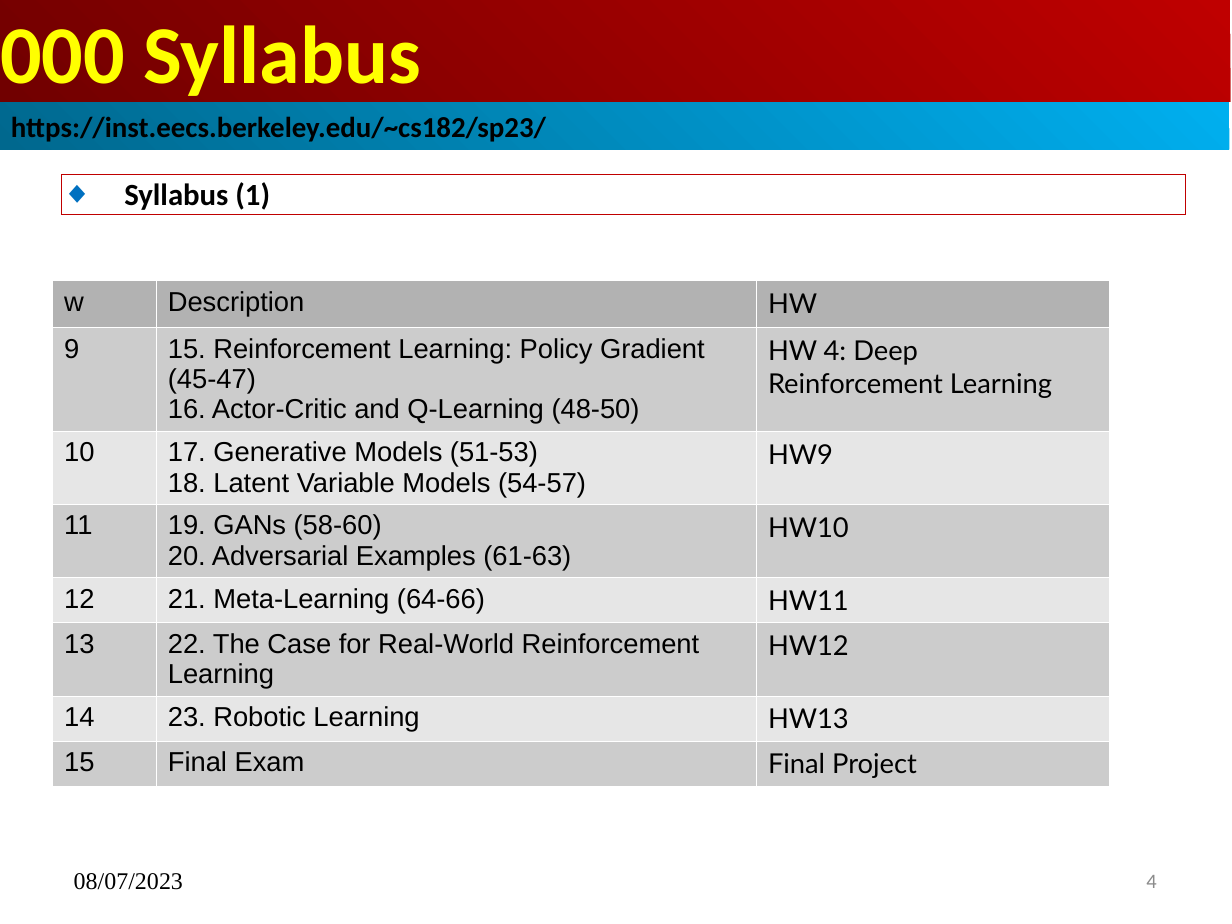
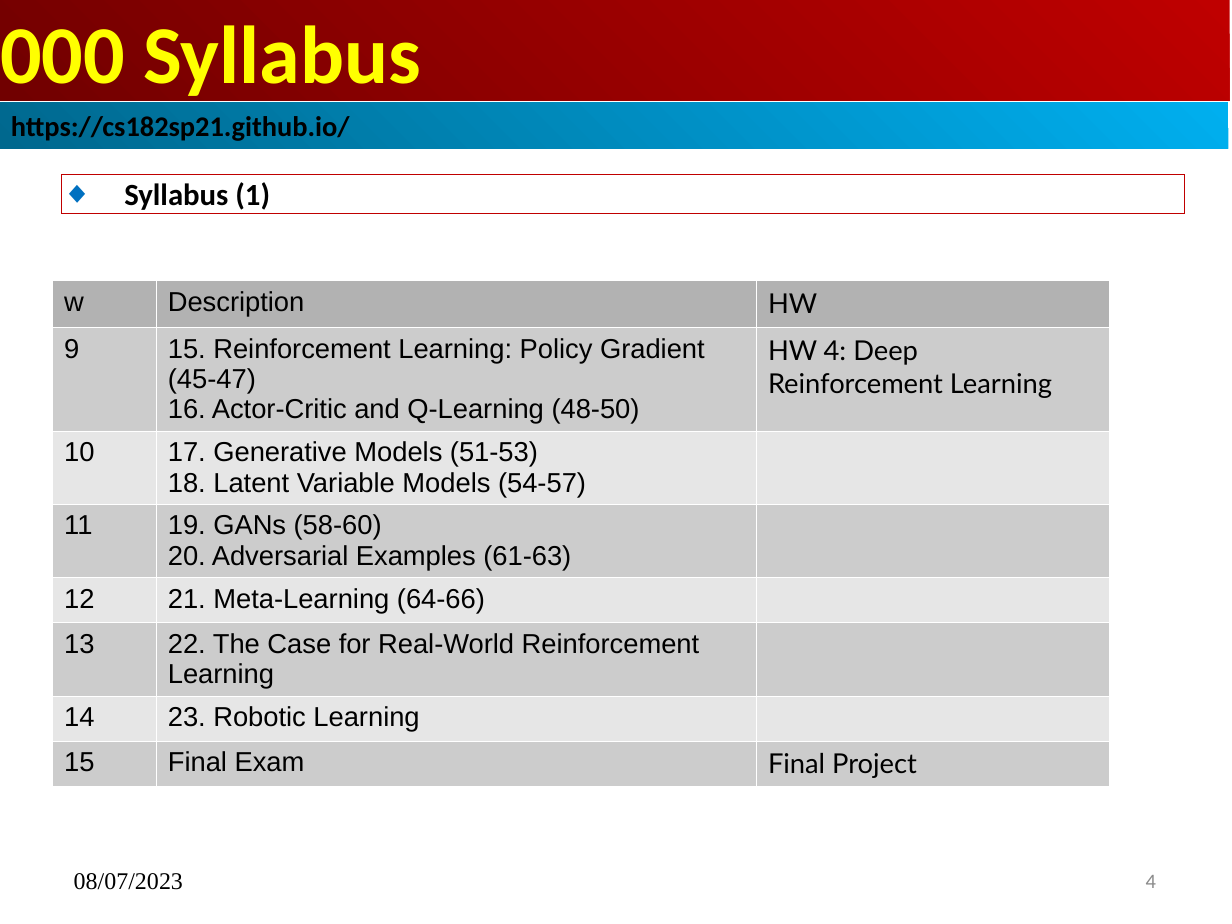
Before and after one commit to peterhchen/960_SVU_DL, a slide deck: slide 4 of 00_Syllabus.pptx. Drawn at 1232x924 pixels with LibreOffice and Linux fonts; fonts in the diff are those of the drawing. Boxes give left, top, right and bottom in pixels: in the first picture for what was removed or moved away, otherwise in the second. Text is boxed around its words. In the diff, an @@ line names an element or a change of style, - is before the commit and + after.

```diff
--- a/00_Syllabus.pptx
+++ b/00_Syllabus.pptx
@@ text in rectangle at [11, 116, 350, 141]: text changed; size 16.9 to 16.6 pt @@
-https://inst.eecs.berkeley.edu/~cs182/sp23/
+https://cs182sp21.github.io/
@@ table at [52, 280, 1108, 782] @@
-row 3, column 3: HW9
+row 3, column 3: 
-row 4, column 3: HW10
+row 4, column 3: 
-row 5, column 3: HW11
+row 5, column 3: 
-row 6, column 3: HW12
+row 6, column 3: 
-row 7, column 3: HW13
+row 7, column 3: 
```
Also in this commit, not shown: 2 other slides changed.
